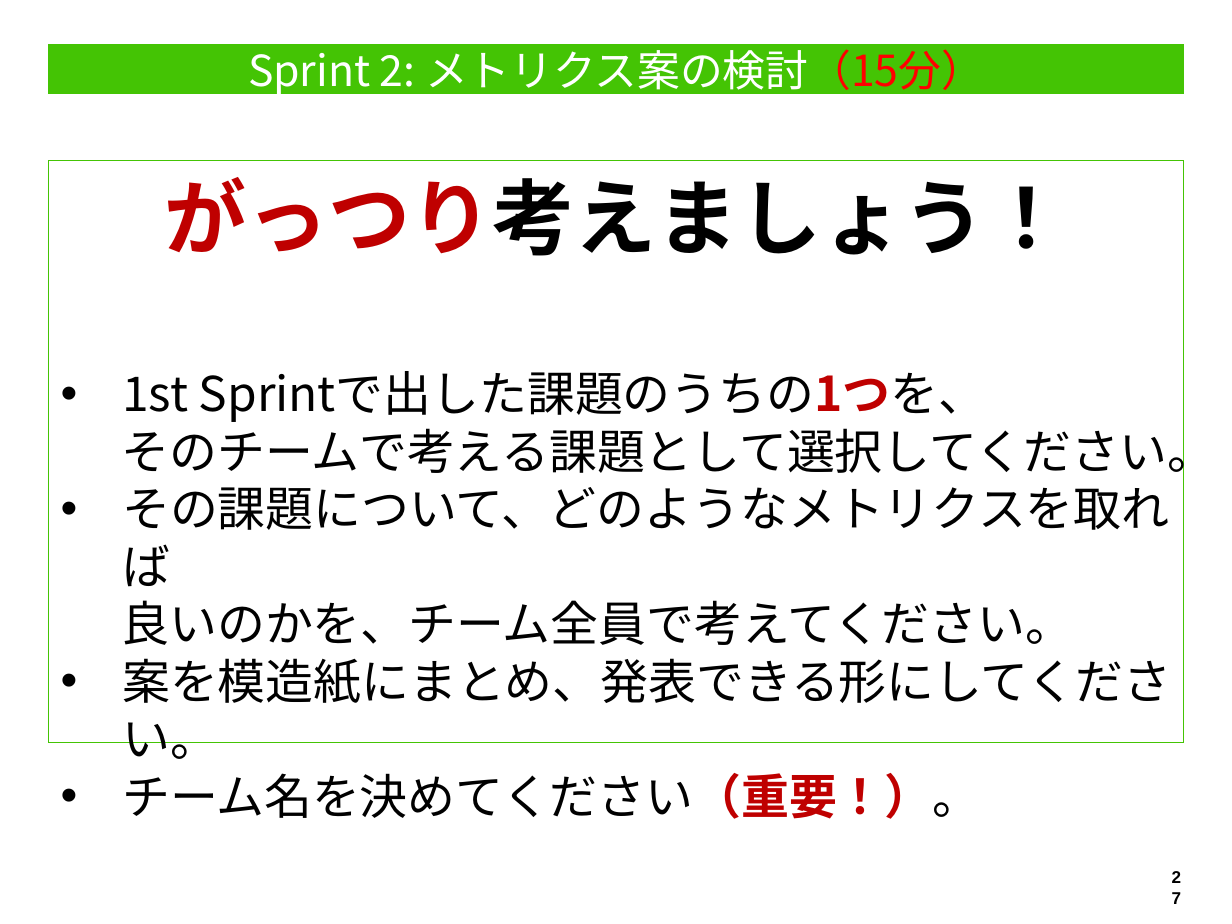
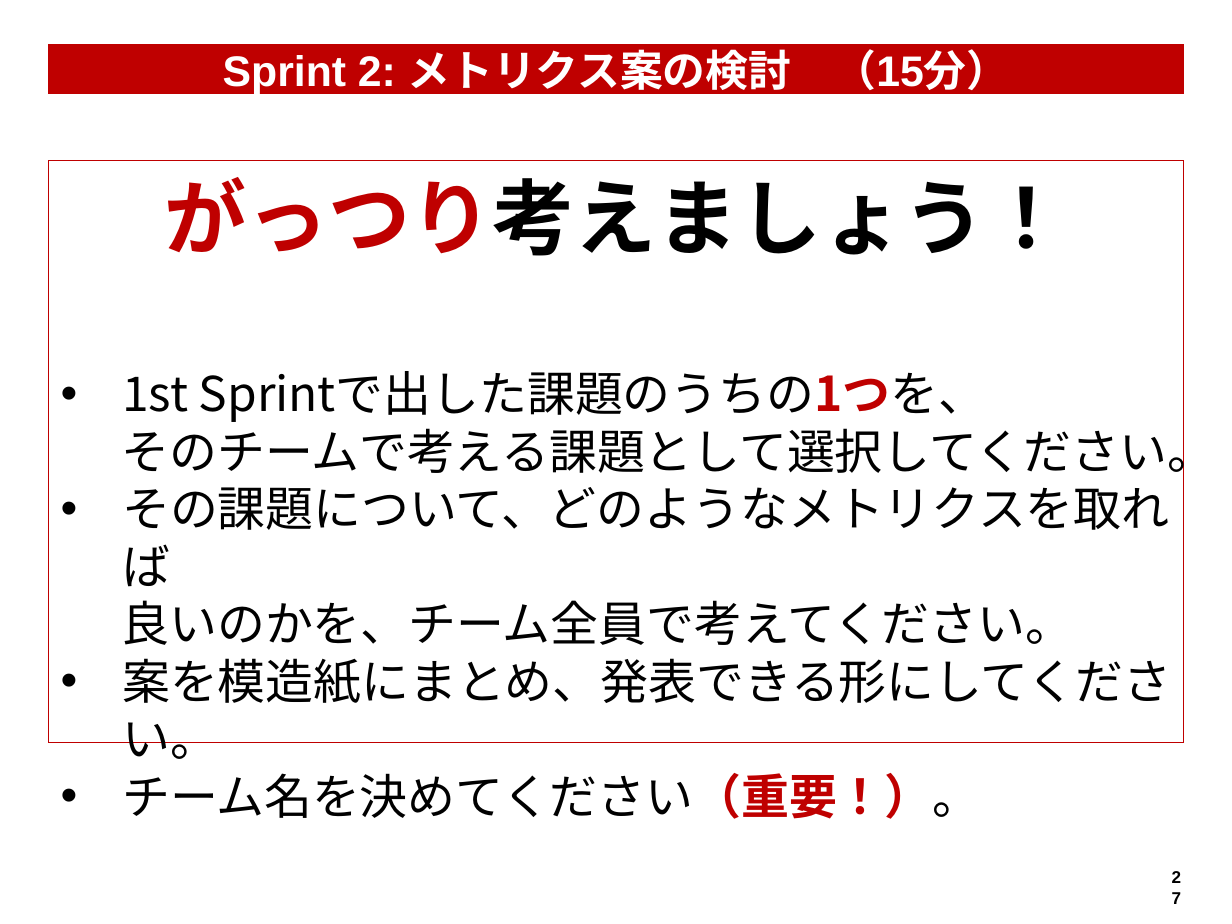
Before and after one commit to hageyahhoo/RSGT2018, a slide deck: slide 27 of MetricsWorkshop.pptx. Drawn at 1232x924 pixels with LibreOffice and Linux fonts; fonts in the diff are those of the drawing. Boxes give left, top, right and bottom in pixels: in the first picture for what was removed or moved away, otherwise in the second. Text is boxed around its words. In the diff, an @@ line names an element or a change of style, - is before the commit and + after.

```diff
--- a/MetricsWorkshop.pptx
+++ b/MetricsWorkshop.pptx
@@ title "Sprint 2: メトリクス案の検討 （15分）" at box(48, 44, 1183, 92): fill #44C404 to #BF0000; outline #44C404 0.75 pt to #BF0000 0.75 pt @@
@@ title at box(223, 43, 1010, 97): text changed; font Noto Sans CJK JP to Arial; bold on @@
-Sprint 2: メトリクス案の検討（15分）
+Sprint 2: メトリクス案の検討 （15分）
@@ rectangle "がっつり考えましょう！" at box(48, 160, 1183, 742): outline #44C404 0.75 pt to #BF0000 0.75 pt @@
```
Also in this commit, not shown: 34 other slides changed.
